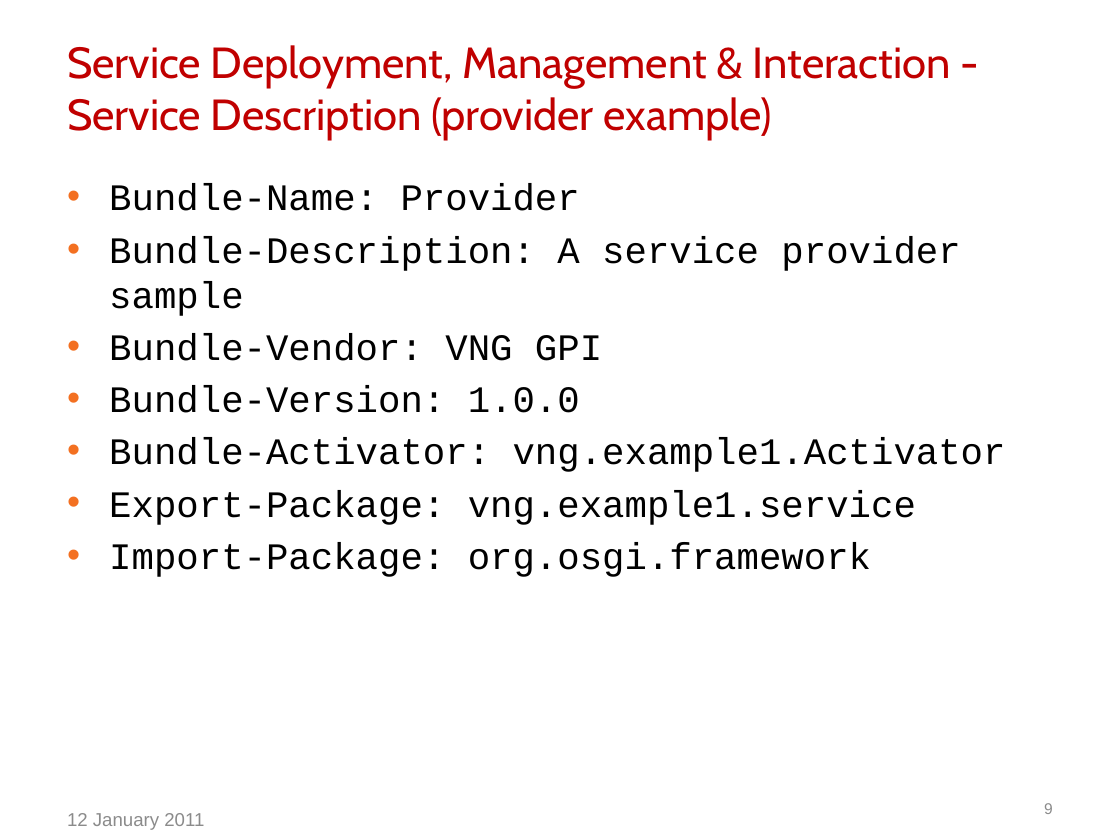
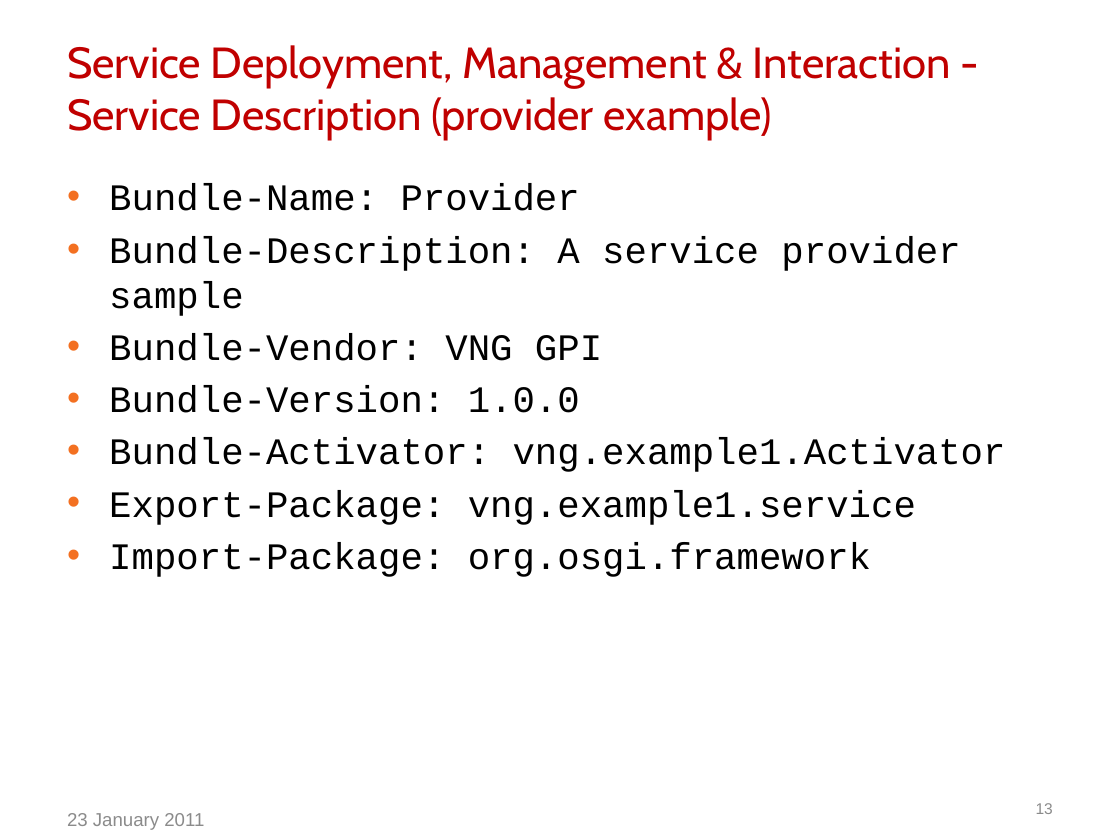
Before and after one commit to btnguyen2k/btnguyen2k-personal, a slide deck: slide 13 of vng-ip/NewIP/docs/Design/NewIP.pptx (slide 9 before the commit). Drawn at 1120x840 pixels with LibreOffice and Linux fonts; fonts in the diff are those of the drawing; background and template pictures are left out. Boxes give left, top, right and bottom in pixels: in the first picture for what was removed or moved away, otherwise in the second. Text is boxed around its words. In the diff, an @@ line names an element or a change of style, - is before the commit and + after.

```diff
--- a/vng-ip/NewIP/docs/Design/NewIP.pptx
+++ b/vng-ip/NewIP/docs/Design/NewIP.pptx
@@ page number at (x1=1036, y1=803, x2=1053, y2=814): text changed @@
-9
+13
@@ text at (x1=67, y1=813, x2=204, y2=830): text changed @@
-12 January 2011
+23 January 2011
```
Also in this commit, not shown: 3 other slides changed, 5 slides added, 1 other file.
